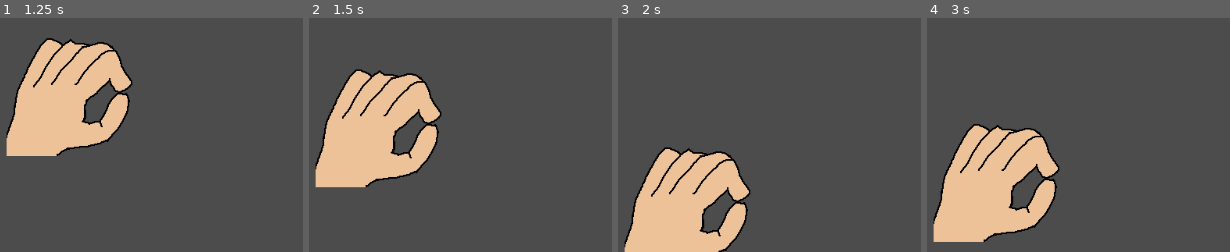
Above: before the commit, frames 1-4 (left to right).
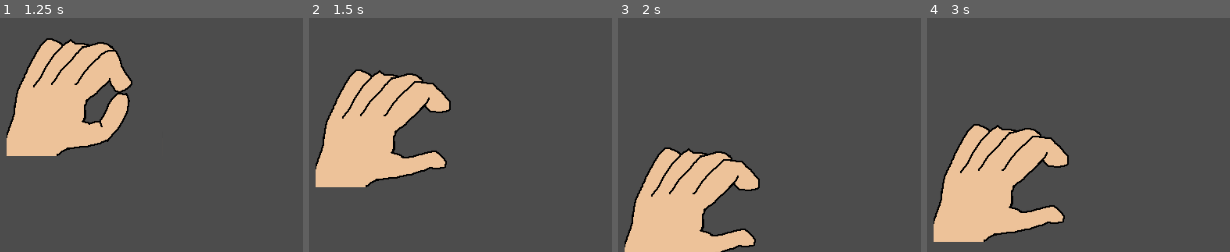
Above: after the commit, the same moments.

Repository: Hammster/mini-gamejam-nov-2019
Game: Godot game, scene res://default.tscn
Two runs of this game, one before a commit and one after it. Both use one fixed random seed, a clock stepped at 60 frames per second and the inputs below.
Inputs:
- Up to frame 1 (1.25 s): tap Enter at 0.5 s; hold P (pinch_right_hand) from 0.53 s (still down)
- Up to frame 2 (1.5 s): tap Space at 1.25 s; release P (pinch_right_hand) at 1.28 s; hold S (left_hand_down) from 1.28 s (still down)
- Up to frame 3 (2 s): keep holding S (left_hand_down)
- Up to frame 4 (3 s): release S (left_hand_down) at 2.03 s; hold P (pinch_right_hand) 2.03-2.78 s; tap Enter at 2.75 s; hold W (left_hand_up) from 2.78 s (still down)
The pictures show only the part of the screen within x 0-50%, y 50-100%; the shares and areas given below are measured in that part.

Frame 1 is identical in both runs. In frame 2, 2.7% of the frame differs, in the area x 29-47%, y 26-68%; in frame 3, 2.7%; in frame 4, 2.7%.

Commit message:
added bool to indicate whether hands are pinching or not

Diff:
--- a/Left Hand.gd
+++ b/Left Hand.gd
@@ -4,6 +4,7 @@
 # var a = 2
 # var b = "text"
 export (int) var speed = 200
+var pinching = false
 var velocity = Vector2()
 
 # Called when the node enters the scene tree for the first time.
@@ -13,10 +14,12 @@
 # Processes input for this hand
 func get_input():
 	#pinching
-	if Input.is_action_pressed("pinch_left_hand"):
+	if Input.is_action_pressed("pinch_right_hand"):
 		$Sprite.frame = 1
-	if Input.is_action_just_released("pinch_left_hand"):
+		pinching = true
+	if Input.is_action_just_released("pinch_right_hand"):
 		$Sprite.frame = 0
+		pinching = false
 	#movement
 	velocity = Vector2()
 	if Input.is_action_pressed("left_hand_right"):
--- a/Right Hand.gd
+++ b/Right Hand.gd
@@ -5,6 +5,7 @@
 # var b = "text"
 export (int) var speed = 200
 var velocity = Vector2()
+var pinching = false
 
 # Called when the node enters the scene tree for the first time.
 func _ready():
@@ -15,8 +16,10 @@
 	#pinching
 	if Input.is_action_pressed("pinch_right_hand"):
 		$Sprite.frame = 1
+		pinching = true
 	if Input.is_action_just_released("pinch_right_hand"):
 		$Sprite.frame = 0
+		pinching = false
 	#movement
 	velocity = Vector2()
 	if Input.is_action_pressed("right_hand_right"):
